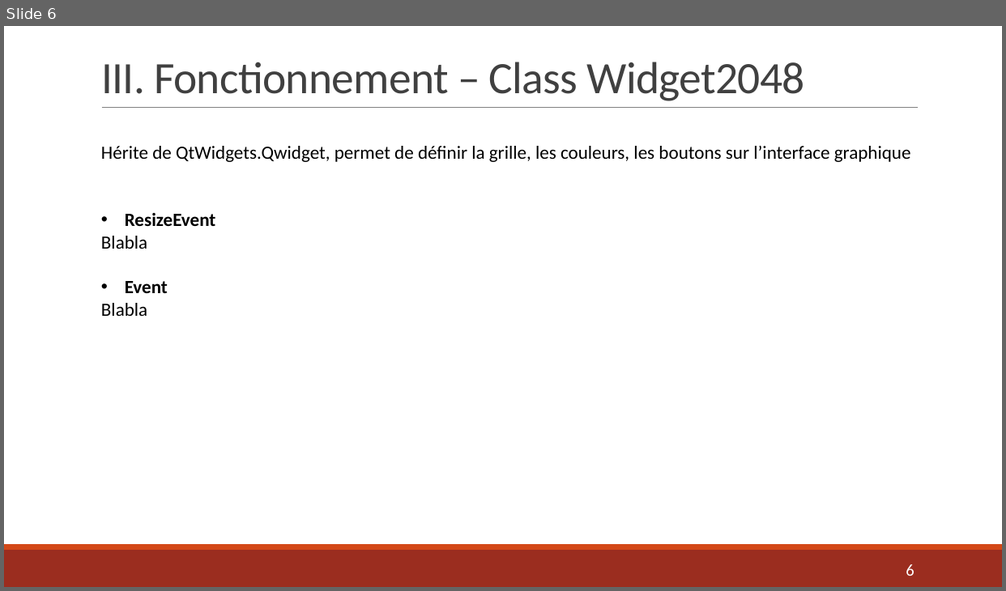
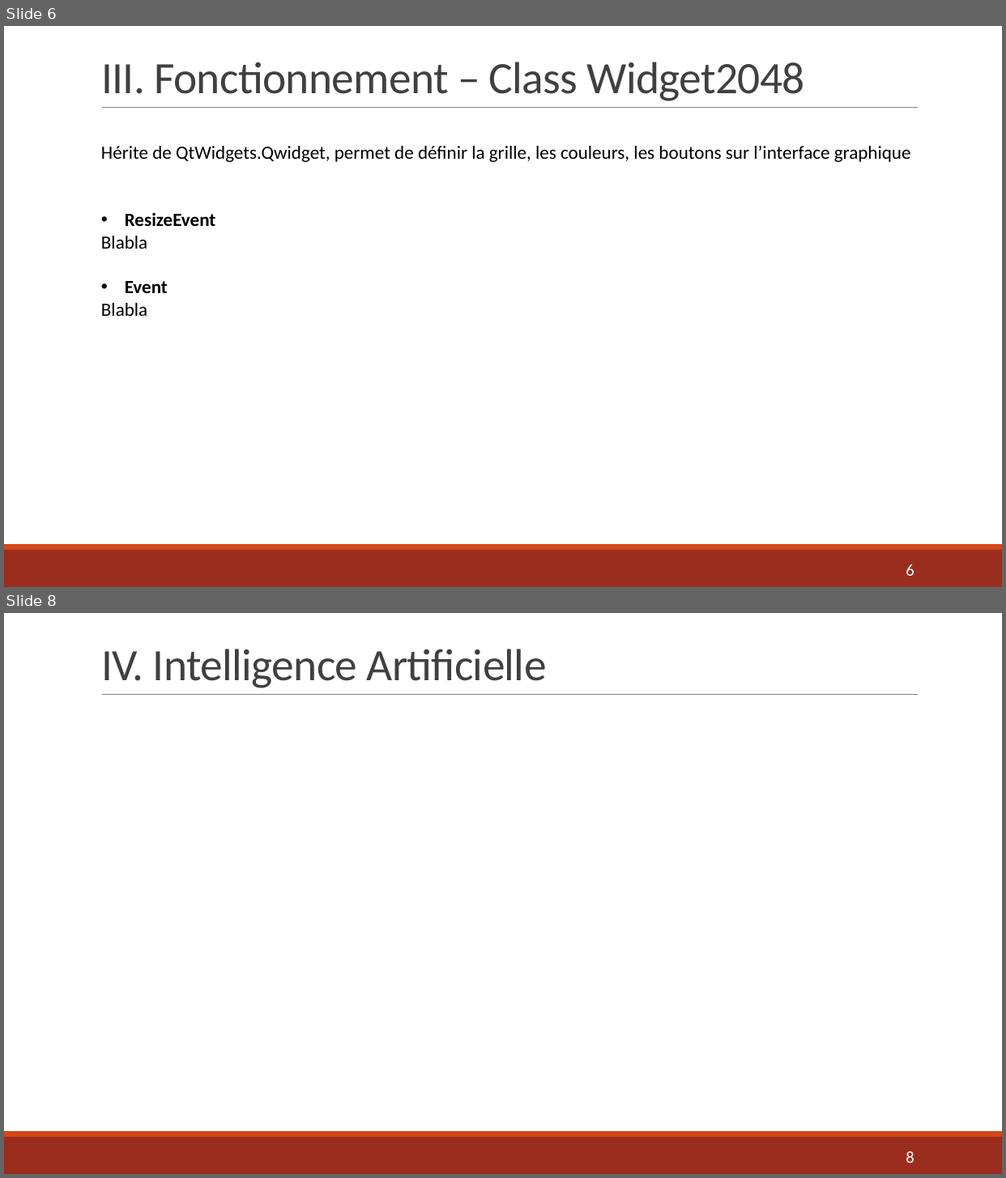
Before and after one commit to AlexandraDarco/prog_2048, a slide deck: Projet Info – Jeu 2048.pptx. Shown one above the other, each under a label of ours: slide 6 before the commit, slides 6 and 8 after it; the slides between them are not shown. The pictures are 1006x591 and 1006x1178 pixels, drawn with LibreOffice and Linux fonts; fonts in the diff are those of the drawing. Boxes give left, top, right and bottom in pixels: in the first picture for what was removed or moved away, otherwise in the second. Text is boxed around its words. In the diff, an @@ line names an element or a change of style, - is before the commit and + after.

```diff
--- a/Projet Info – Jeu 2048.pptx
+++ b/Projet Info – Jeu 2048.pptx
@@ slide 8 added at (4, 613, 1002, 1174), background #FFFFFF; not listed: 3 template elements that a slide beside it also shows @@
@@ title added at (101, 649, 547, 688), 43.2 pt, text #404040 @@
+IV. Intelligence Artificielle
@@ page number added at (906, 1152, 914, 1163), 16 pt, text #FFFFFF @@
+8
```
Also in this commit, not shown: 1 slide changed, 2 other files.
